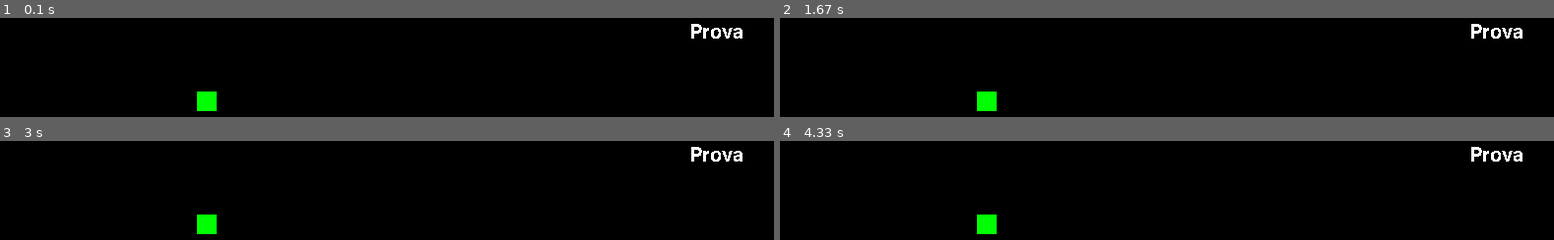
Above: before the commit, frames 1-4 (two rows, left to right).
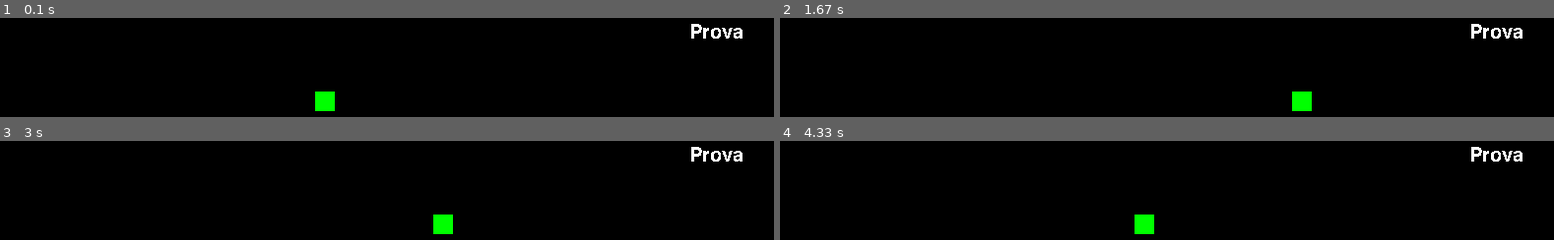
Above: after the commit, the same moments.

Repository: lolloz98/pygame_games
Game: pygame game, started from snake/main.py
Two runs of this game, one before a commit and one after it. Both use one fixed random seed, a clock stepped at 60 frames per second and the inputs below.
Inputs:
- Up to frame 1 (0.1 s): no input
- Up to frame 2 (1.67 s): no input
- Up to frame 3 (3 s): no input
- Up to frame 4 (4.33 s): no input

The runs differ from the first frame. In frame 1, 1.0% of the frame differs, in the area x 25-44%, y 74-95%; in frame 2, 1.0%; in frame 3, 1.0%; in frame 4, 1.0%.

Commit message:
Adding some movement

Diff:
--- a/snake/main.py
+++ b/snake/main.py
@@ -12,10 +12,15 @@
 
 test_font = pygame.font.Font(None, 30)
 
-test_surface_w = 20
-test_surface_h = 20
-test_surface = pygame.Surface((test_surface_w, test_surface_h))
-test_surface.fill('#00FF00')
+snake_piece_w = 20
+snake_piece_h = 20
+snake_surface = pygame.Surface((snake_piece_w, snake_piece_h))
+snake_surface.fill('#00FF00')
+
+snake_pos_x = 200
+snake_pos_y = 100
+
+snake_vel_x = snake_piece_w
 
 text_surface = test_font.render('Prova', False, '#FFFFFF')
 
@@ -25,8 +30,13 @@
         if event.type == pygame.QUIT:
             pygame.quit()
             exit()
+    screen.fill('#000000')
 
-    screen.blit(test_surface, (200, 100))
+    snake_pos_x += snake_vel_x
+    if snake_pos_x > width + snake_piece_w:
+        snake_pos_x = 0
+    screen.blit(snake_surface, (snake_pos_x, snake_pos_y))
+
     screen.blit(text_surface, (700, 30))
 
     pygame.display.update()
